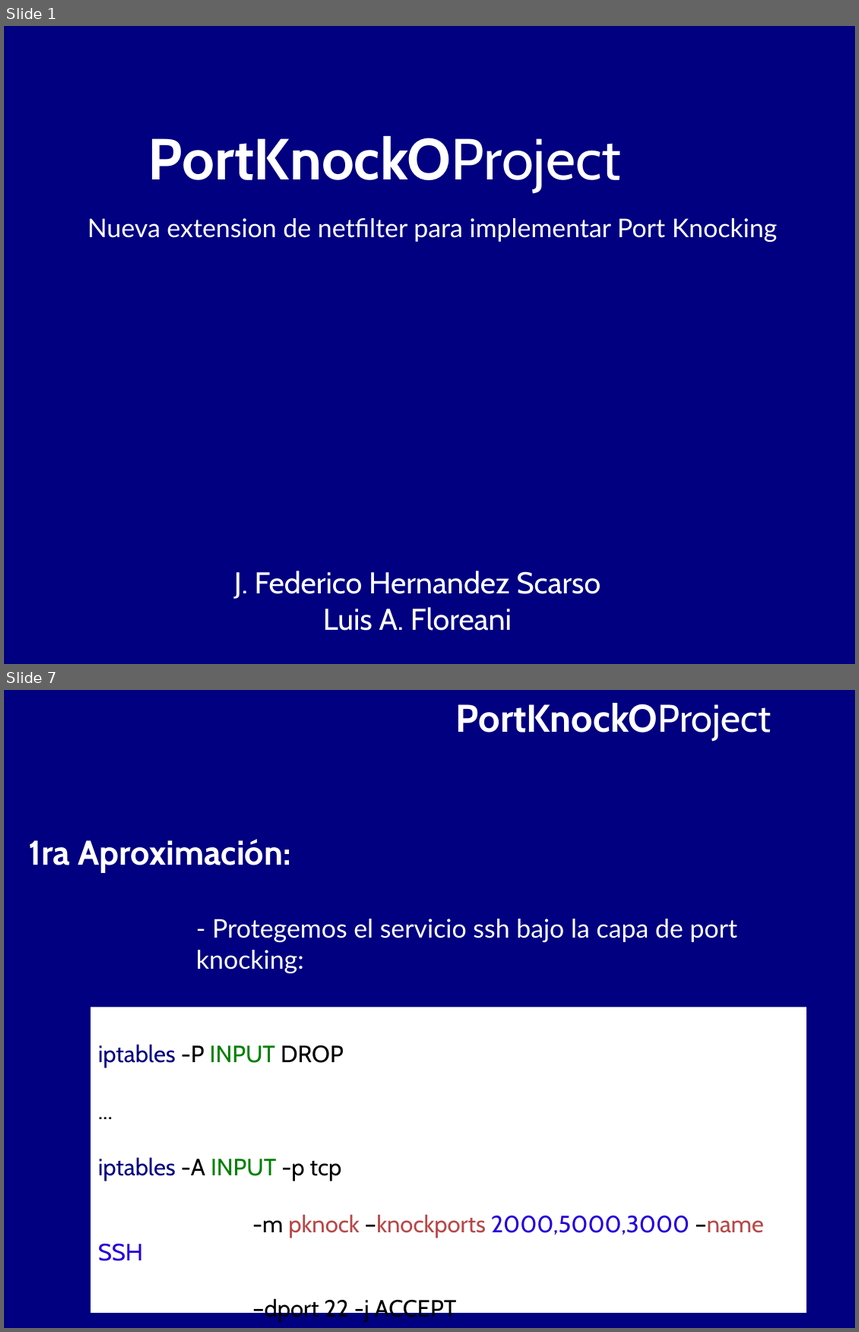
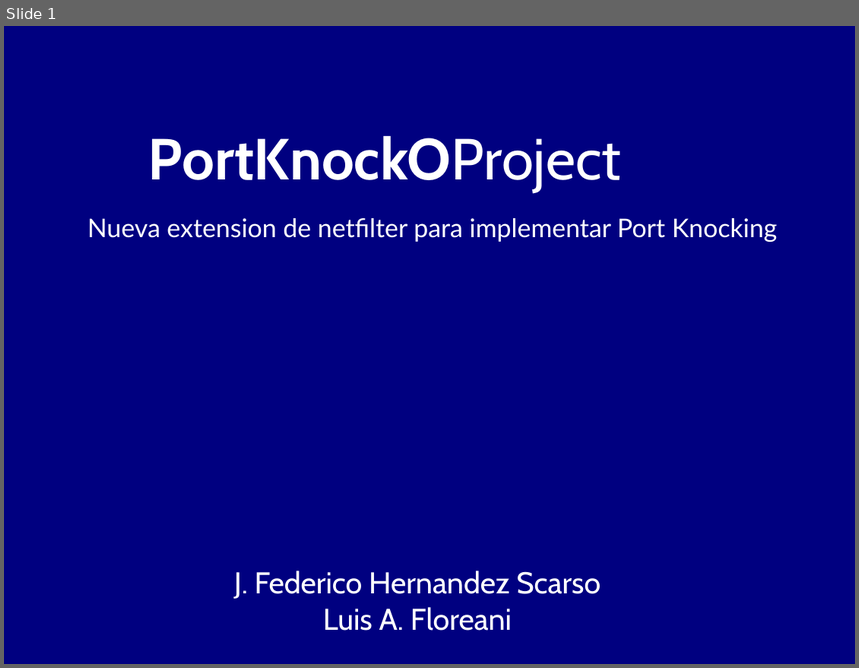
Before and after one commit to BackupTheBerlios/portknocko-svn, a slide deck: trunk/jornadas/jornadas.odp. Shown one above the other, each under a label of ours: slides 1 and 7 before the commit, slide 1 after it; the slides between them are not shown. The pictures are 859x1332 and 859x668 pixels, drawn with LibreOffice and Linux fonts; fonts in the diff are those of the drawing. Boxes give left, top, right and bottom in pixels: in the first picture for what was removed or moved away, otherwise in the second. Text is boxed around its words. In the diff, an @@ line names an element or a change of style, - is before the commit and + after.

```diff
--- a/trunk/jornadas/jornadas.odp
+++ b/trunk/jornadas/jornadas.odp
@@ slide 7 removed at [4,690,855,1328], background #000080 @@
@@ text removed at [456,703,772,741] @@
-PortKnockOProject
@@ text removed at [29,839,291,873] @@
-1ra Aproximación:
@@ text removed at [196,919,738,974] @@
-- Protegemos el servicio ssh bajo la capa de port
-knocking:
@@ rectangle removed at [91,1008,807,1313] @@
-iptables -P INPUT DROP
-...
-iptables -A INPUT -p tcp
--m pknock –knockports 2000,5000,3000 –name SSH
-–dport 22 -j ACCEPT
```
Also in this commit, not shown: 5 slides changed, 2 slides added, 8 other slides removed, 1 other file.
